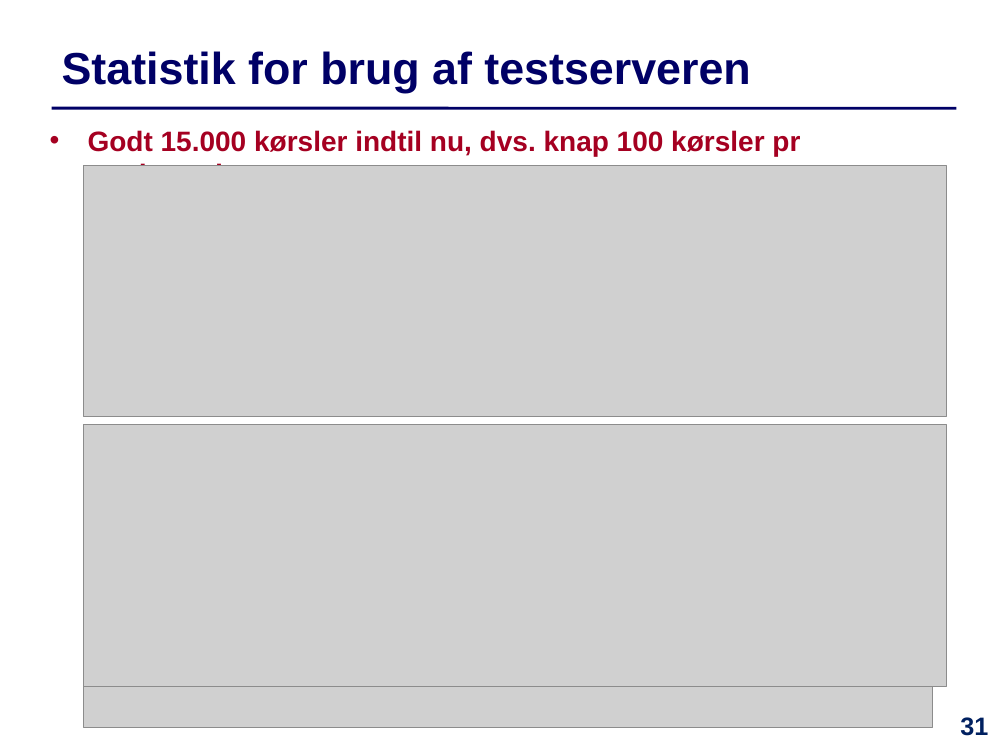
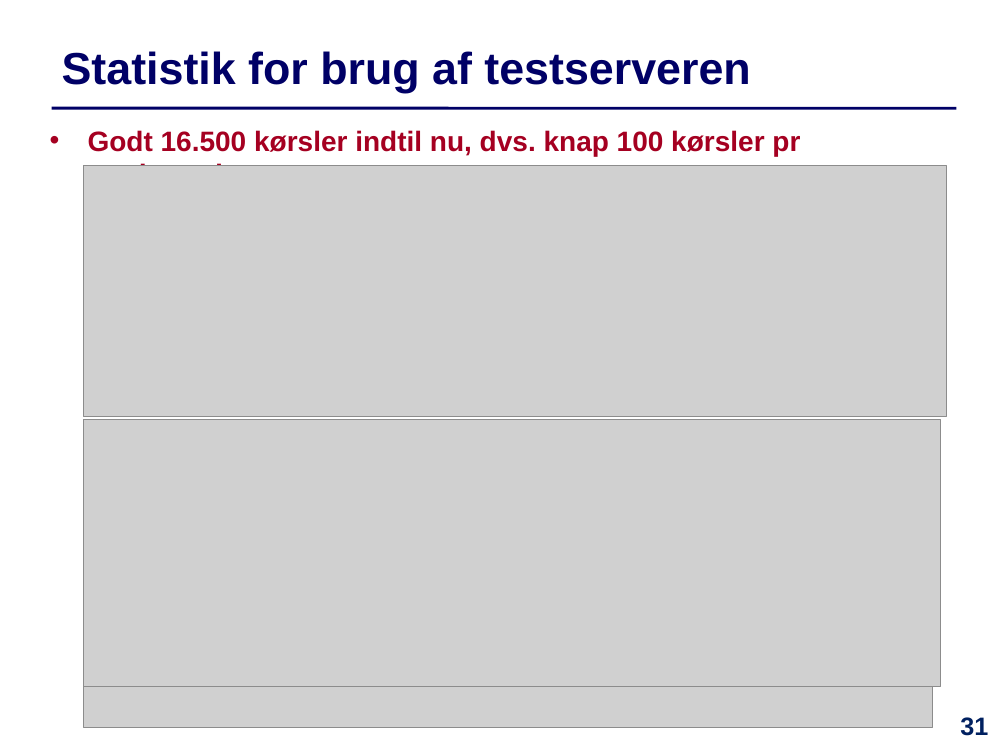
Before and after one commit to IntProgAU/Materiale, a slide deck: slide 31 of web/e23/uge_13/Slides-Uge13.pptx. Drawn at 1008x756 pixels with LibreOffice and Linux fonts; fonts in the diff are those of the drawing; grey boxes stand for pictures. Boxes give left, top, right and bottom in pixels: in the first picture for what was removed or moved away, otherwise in the second. Text is boxed around its words. In the diff, an @@ line names an element or a change of style, - is before the commit and + after.

```diff
--- a/web/e23/uge_13/Slides-Uge13.pptx
+++ b/web/e23/uge_13/Slides-Uge13.pptx
@@ text at (x1=88, y1=130, x2=800, y2=156): text changed @@
-  • Godt 15.000 kørsler indtil nu, dvs. knap 100 kørsler pr studerende
+  • Godt 16.500 kørsler indtil nu, dvs. knap 100 kørsler pr studerende
@@ picture resized from (x1=84, y1=425, x2=947, y2=686) to (x1=84, y1=420, x2=940, y2=686) @@
```
Also in this commit, not shown: 1 other file.
